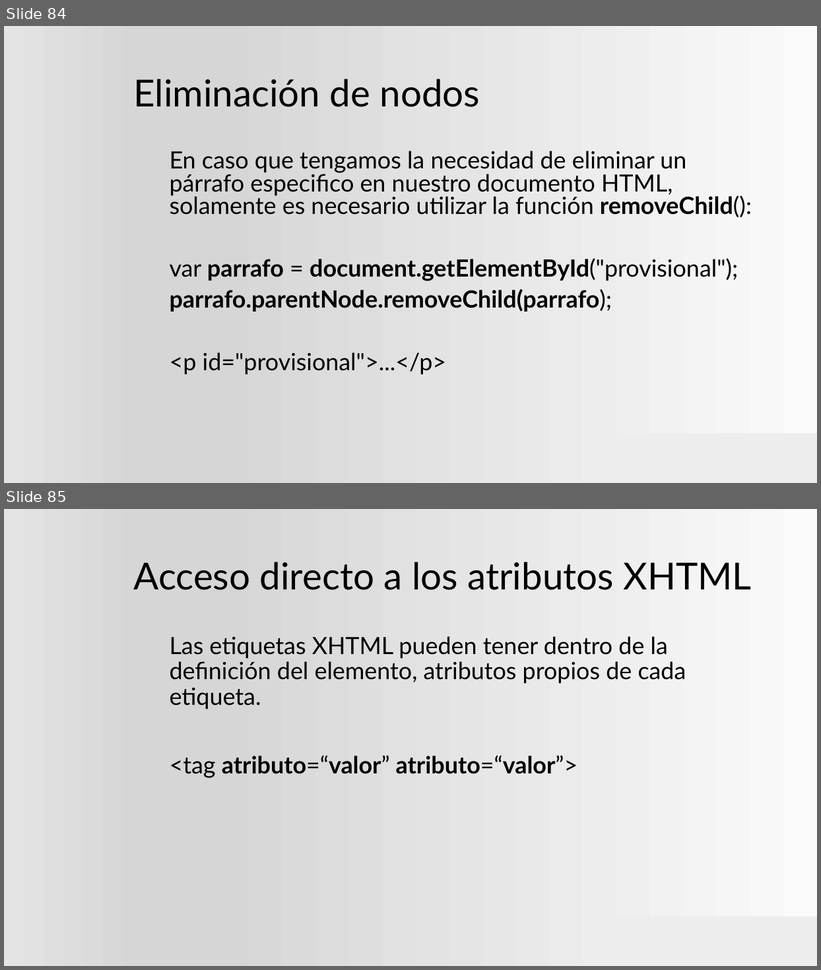
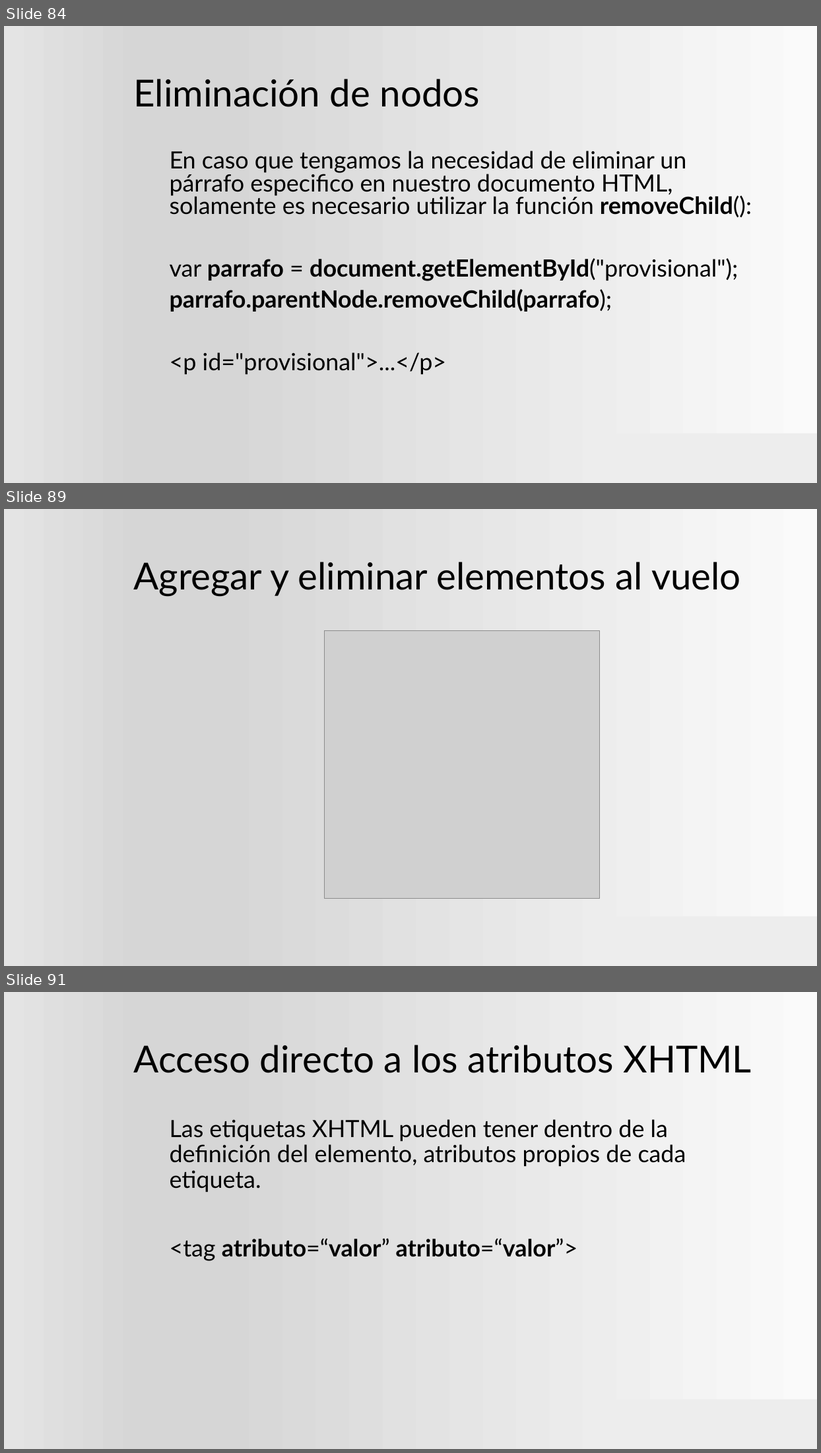
Before and after one commit to ProfVillegas/DAW, a slide deck: Plantilla.pptx. Shown one above the other, each under a label of ours: slides 84 and 85 before the commit, slides 84, 89 and 91 after it; the slides between them are not shown. The pictures are 821x970 and 821x1453 pixels, drawn with LibreOffice and Linux fonts; fonts in the diff are those of the drawing; grey boxes stand for pictures; background and template pictures are left out. Boxes give left, top, right and bottom in pixels: in the first picture for what was removed or moved away, otherwise in the second. Text is boxed around its words. In the diff, an @@ line names an element or a change of style, - is before the commit and + after.

```diff
--- a/Plantilla.pptx
+++ b/Plantilla.pptx
@@ slide 89 added at bbox=[4, 509, 817, 966], background gradient #FAFAFA to #D7D7D7 to #E4E4E4; not listed: 1 template element that a slide beside it also shows @@
@@ title added at bbox=[134, 562, 741, 596], 44 pt, text #000000 @@
+Agregar y eliminar elementos al vuelo
@@ picture added at bbox=[325, 631, 600, 899] @@
@@ what was slide 85 is now slide 91 @@
```
Also in this commit, not shown: 2 slides changed, 6 other slides added.
